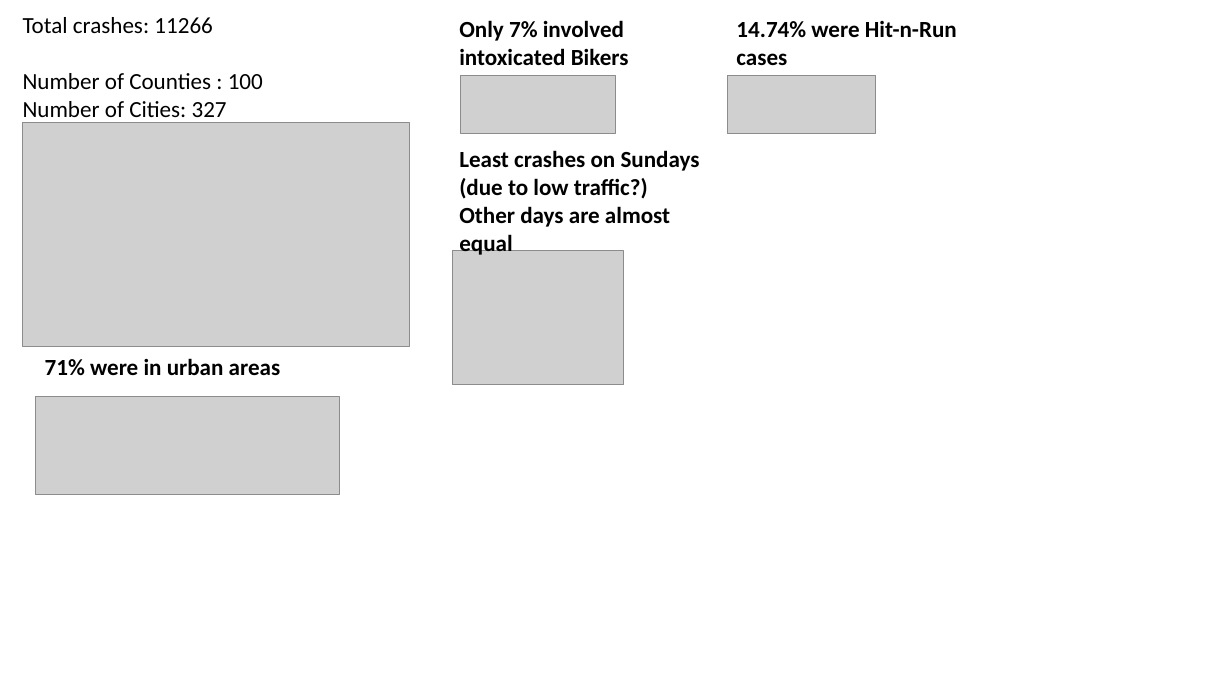
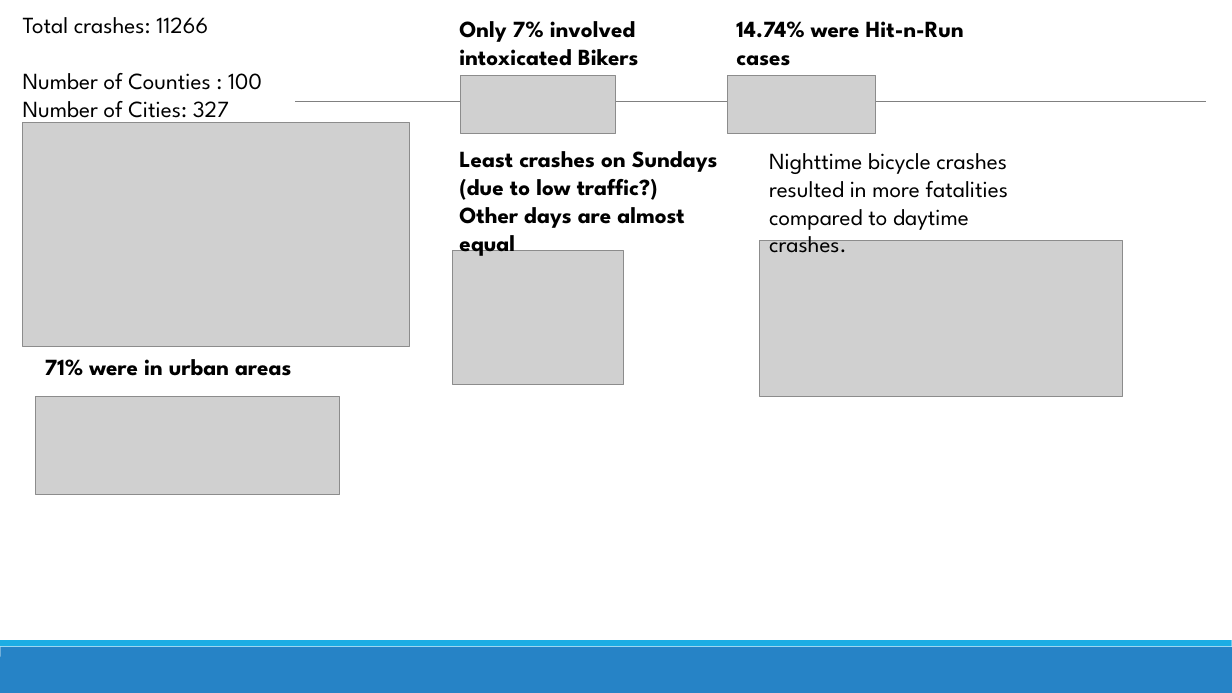
Before and after one commit to waghrayrashi/project-1, a slide deck: slide 12 of Project 1 - Group 2 - Statewide Bicycle Crash Analysis.pptx (slide 2 before the commit). Drawn at 1232x693 pixels with LibreOffice and Linux fonts; fonts in the diff are those of the drawing; grey boxes stand for pictures. Boxes give left, top, right and bottom in pixels: in the first picture for what was removed or moved away, otherwise in the second. Text is boxed around its words. In the diff, an @@ line names an element or a change of style, - is before the commit and + after.

```diff
--- a/Project 1 - Group 2 - Statewide Bicycle Crash Analysis.pptx
+++ b/Project 1 - Group 2 - Statewide Bicycle Crash Analysis.pptx
@@ font Calibri to League Spartan in 5 elements at [22, 10, 295, 122], [459, 21, 639, 66], [45, 359, 291, 376], [459, 151, 718, 257], [736, 21, 964, 66] @@
@@ line added from (36, 102) to (1206, 102), #808080 0.5 pt @@
@@ text added at [769, 153, 1008, 253], 18 pt, text #000000 @@
+Nighttime bicycle crashes resulted in more fatalities compared to daytime crashes.
@@ picture added at [760, 240, 1123, 396] @@
@@ rectangle added at [0, 657, 1232, 693], fill #2683C6 @@
@@ rectangle added at [0, 647, 1232, 693], fill #2683C6 @@
@@ rectangle added at [0, 640, 1232, 647], fill #1CADE4 @@
```
Also in this commit, not shown: 5 other slides changed, 12 slides added, 1 slide removed, 10 other files.
